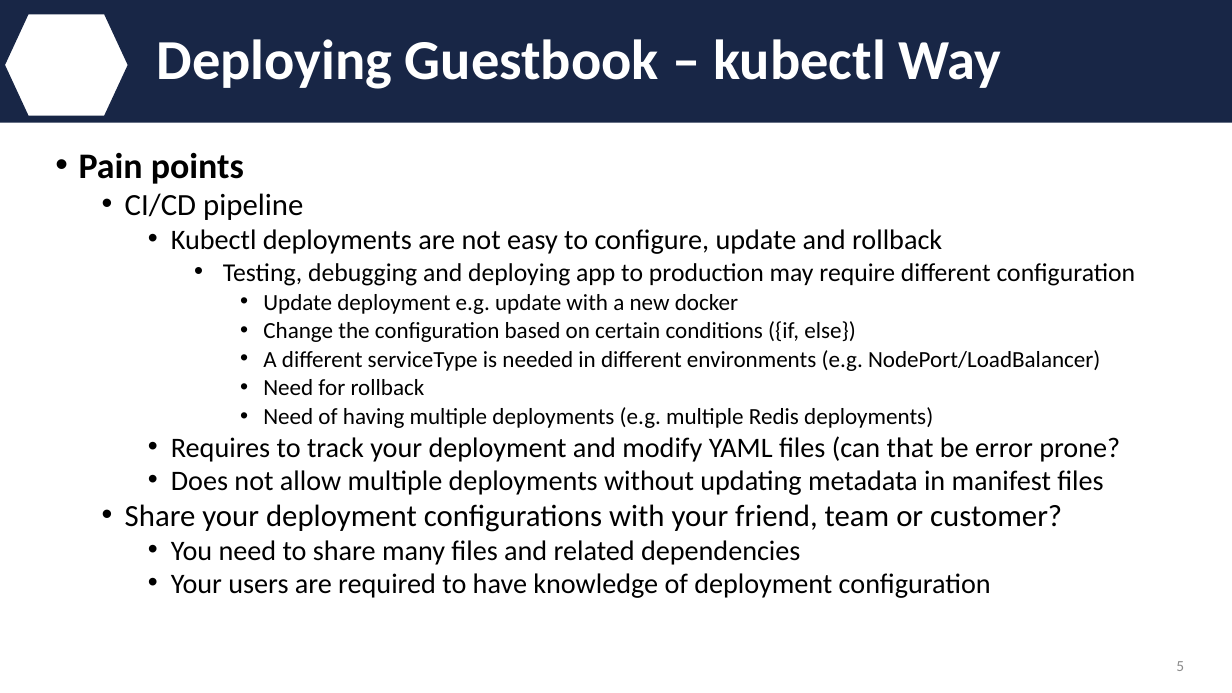
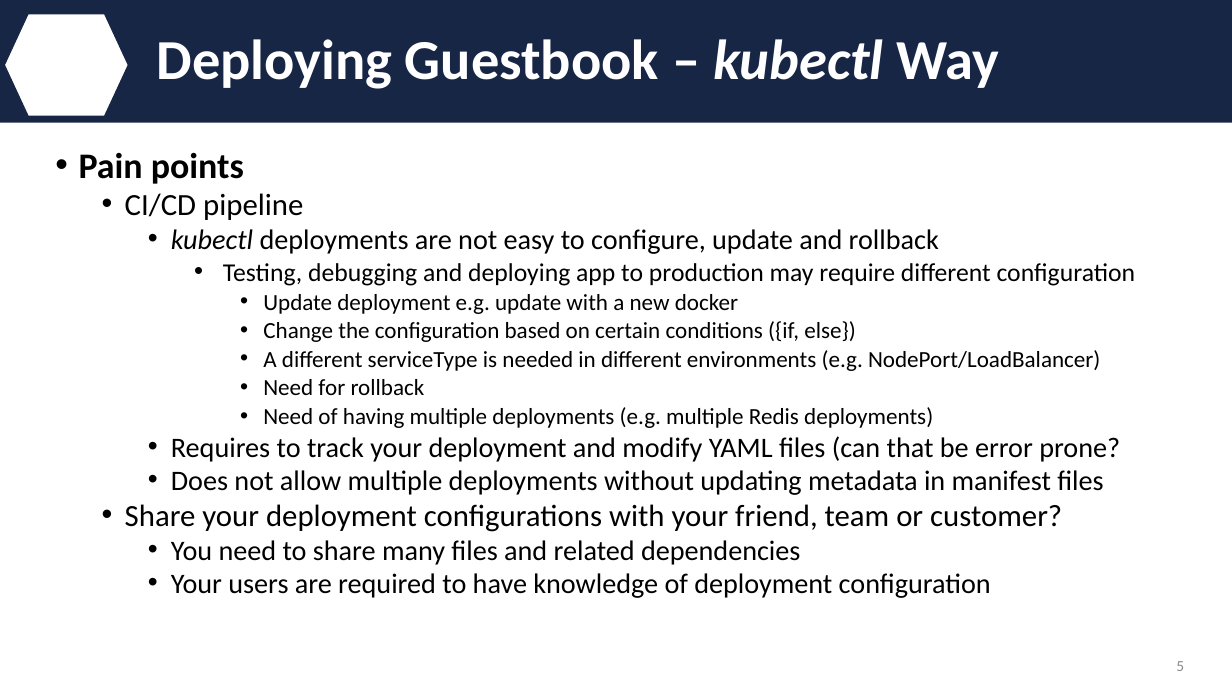
Before and after one commit to IBM/helm101, a slide deck: slide 5 of presentation/Helm.pptx. Drawn at 1232x693 pixels with LibreOffice and Linux fonts; fonts in the diff are those of the drawing; background and template pictures are left out. Boxes give left, top, right and bottom in pixels: in the first picture for what was removed or moved away, otherwise in the second. Text is boxed around its words. In the diff, an @@ line names an element or a change of style, - is before the commit and + after.

```diff
--- a/presentation/Helm.pptx
+++ b/presentation/Helm.pptx
@@ title "Deploying Guestbook – kubectl Way" at (156,39,1000,89): italic on in "kubectl" @@
@@ text at (171,229,939,254): text changed @@
-    • Kubectl deployments are not easy to configure, update and rollback
+    • kubectl deployments are not easy to configure, update and rollback
```
Also in this commit, not shown: 7 other slides changed.
